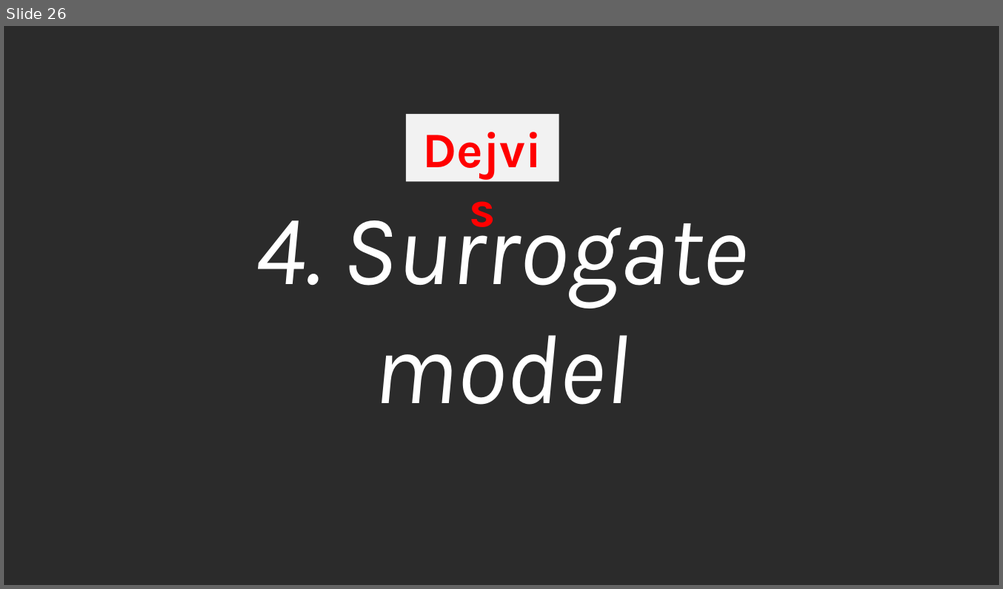
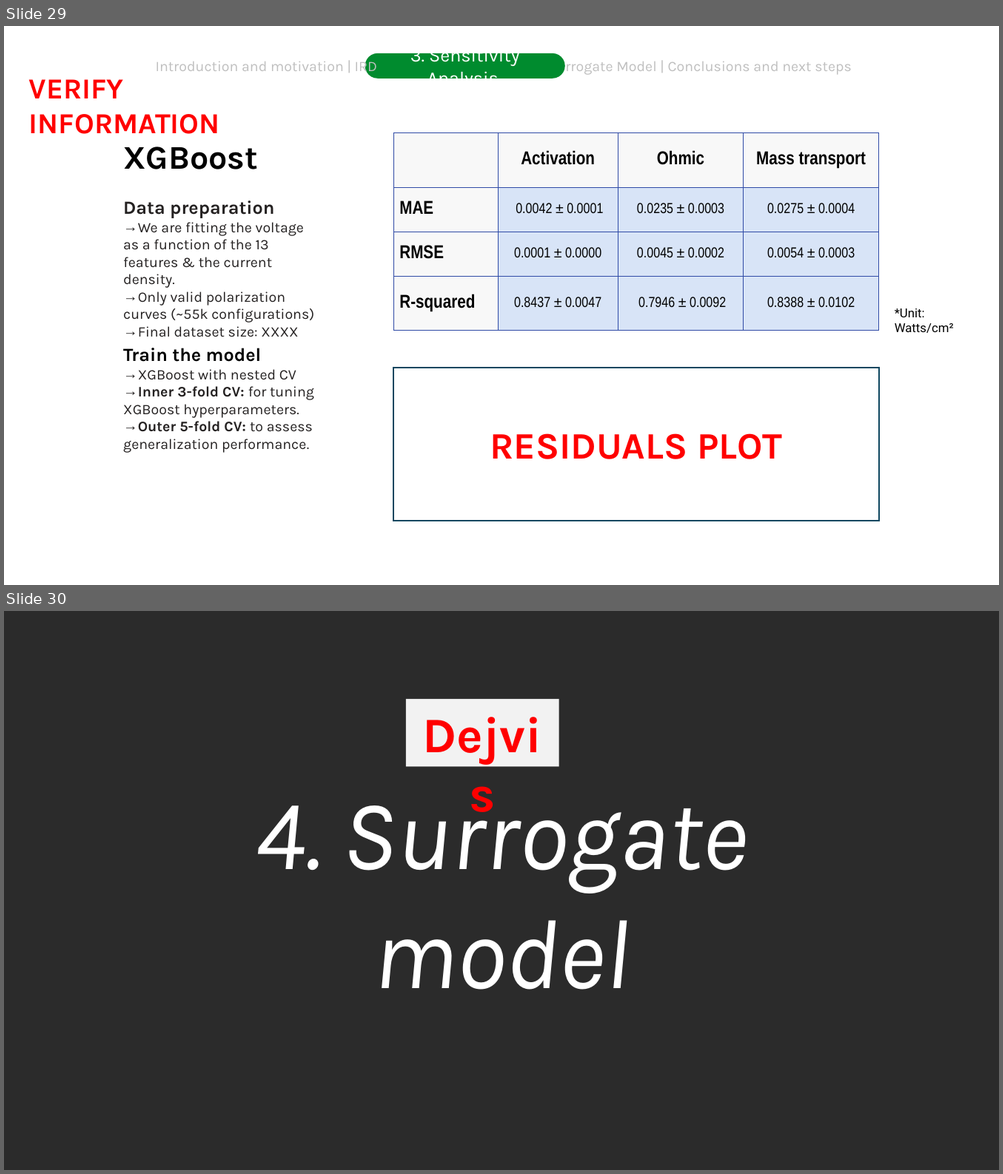
Before and after one commit to DejvisT/Sensitivity-Analysis-and-Surrogate-Modeling-of-PEM-Fuel-Cells, a slide deck: final_presentation_v1.pptx. Shown one above the other, each under a label of ours: slide 26 before the commit, slides 29 and 30 after it. The pictures are 1003x589 and 1003x1174 pixels, drawn with LibreOffice and Linux fonts; fonts in the diff are those of the drawing; background and template pictures are left out; a plain dark background stands for a picture behind light text. Boxes give left, top, right and bottom in pixels: in the first picture for what was removed or moved away, otherwise in the second. Text is boxed around its words. In the diff, an @@ line names an element or a change of style, - is before the commit and + after.

```diff
--- a/final_presentation_v1.pptx
+++ b/final_presentation_v1.pptx
@@ slide 29 added at (4, 26, 999, 585), background picture (left out) @@
@@ text added at (156, 58, 377, 76), 14 pt, text #BFBFBF @@
+Introduction and motivation | IRD
@@ rounded rectangle added at (365, 53, 565, 79), fill #008B2E, 18 pt, text #FFFFFF @@
+3. Sensitivity Analysis
@@ text added at (548, 58, 851, 76), 14 pt, text #BFBFBF @@
+Surrogate Model | Conclusions and next steps
@@ text added at (29, 79, 220, 134), 28 pt, text #FF0000, bold @@
+VERIFY INFORMATION
@@ table added at (393, 133, 879, 331), 4 rows, 4 columns @@
+ | Activation | Ohmic | Mass transport
+MAE | 0.0042 ± 0.0001 | 0.0235 ± 0.0003 | 0.0275 ± 0.0004
+RMSE | 0.0001 ± 0.0000 | 0.0045 ± 0.0002 | 0.0054 ± 0.0003
+R-squared | 0.8437 ± 0.0047 | 0.7946 ± 0.0092 | 0.8388 ± 0.0102
@@ text added at (123, 147, 258, 170), 32 pt, text #000000, bold @@
+XGBoost
@@ text added at (123, 201, 314, 338), 14 pt, text #242121 @@
+Data preparation
+→ We are fitting the voltage as a function of the 13 features & the current density.
+→ Only valid polarization curves (~55k configurations)
+→ Final dataset size: XXXX
@@ page number added at (7, 219, 43, 255), 16 pt, text #FFFFFF, bold @@
+29
@@ text added at (894, 309, 953, 333), 12 pt, text #000000 @@
+*Unit:
+Watts/cm²
@@ text added at (123, 348, 314, 453), 14 pt, text #242121 @@
+Train the model
+→ XGBoost with nested CV
+→ Inner 3-fold CV: for tuning XGBoost hyperparameters.
+→ Outer 5-fold CV: to assess generalization performance.
@@ rectangle added at (393, 368, 879, 520), outline #104760 1.5 pt, 36 pt, text #FF0000, bold @@
+RESIDUALS PLOT
@@ what was slide 26 is now slide 30 @@
```
Also in this commit, not shown: 12 slides changed, 6 other slides added, 2 slides removed.
